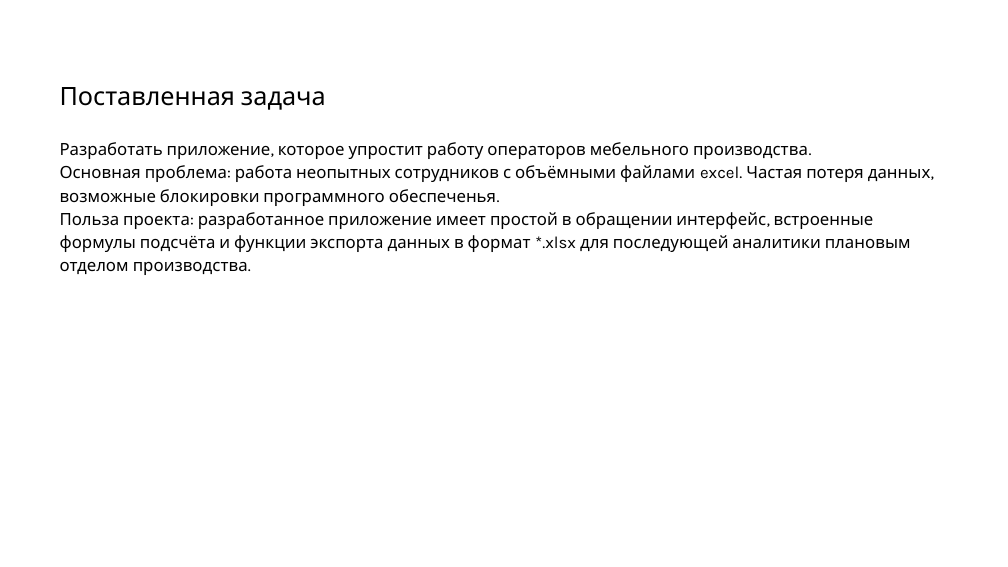
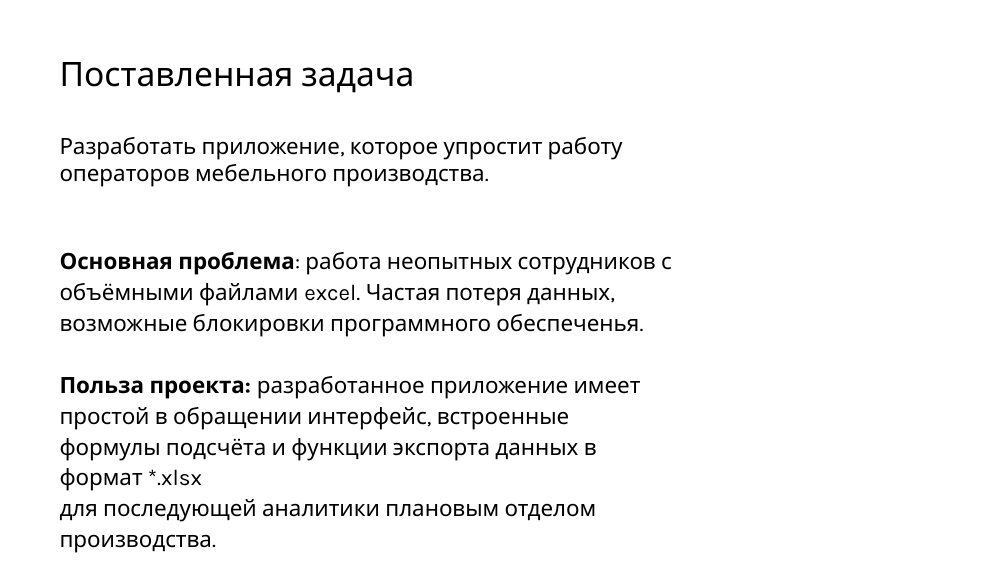
Before and after one commit to Denowsky/Diploma, a slide deck: slide 3 of Презентация.pptx. Drawn at 1008x567 pixels with LibreOffice and Linux fonts; fonts in the diff are those of the drawing; background and template pictures are left out. Boxes give left, top, right and bottom in pixels: in the first picture for what was removed or moved away, otherwise in the second. Text is boxed around its words. In the diff, an @@ line names an element or a change of style, - is before the commit and + after.

```diff
--- a/Презентация.pptx
+++ b/Презентация.pptx
@@ title "Поставленная задача": place and size @@
-title "Поставленная задача" at (60,87,326,110)
+title "Поставленная задача" at (60,62,414,93)
@@ title "Поставленная задача" at (60,62,414,93): size 18 to 24 pt @@
@@ subtitle at (60,137,672,337): size 12 to 16 pt in "Разработать приложение, которое упростит работу операторов м ...", "Основная проблема: работа неопытных сотрудников с объёмными ..."; bold on in "Основная проблема:" @@
@@ subtitle at (60,376,641,553): text changed; size 12 to 16 pt @@
-Польза проекта: разработанное приложение имеет простой в обращении интерфейс, встроенные формулы подсчёта и функции экспорта данных в формат *.xlsx для последующей аналитики плановым отделом производства.
+Польза проекта: разработанное приложение имеет простой в обращении интерфейс, встроенные формулы подсчёта и функции экспорта данных в формат *.xlsx
+для последующей аналитики плановым отделом производства.
```
Also in this commit, not shown: 7 other slides changed, 2 slides added, 2 slides removed.
